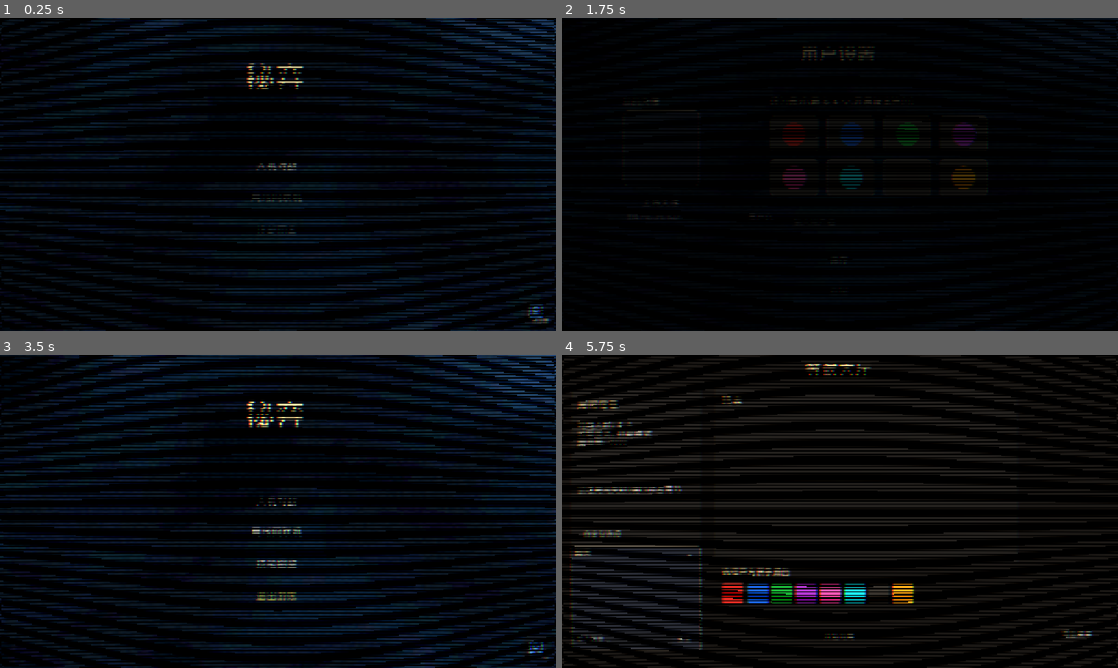
Above: before the commit, frames 1-4 (two rows, left to right).
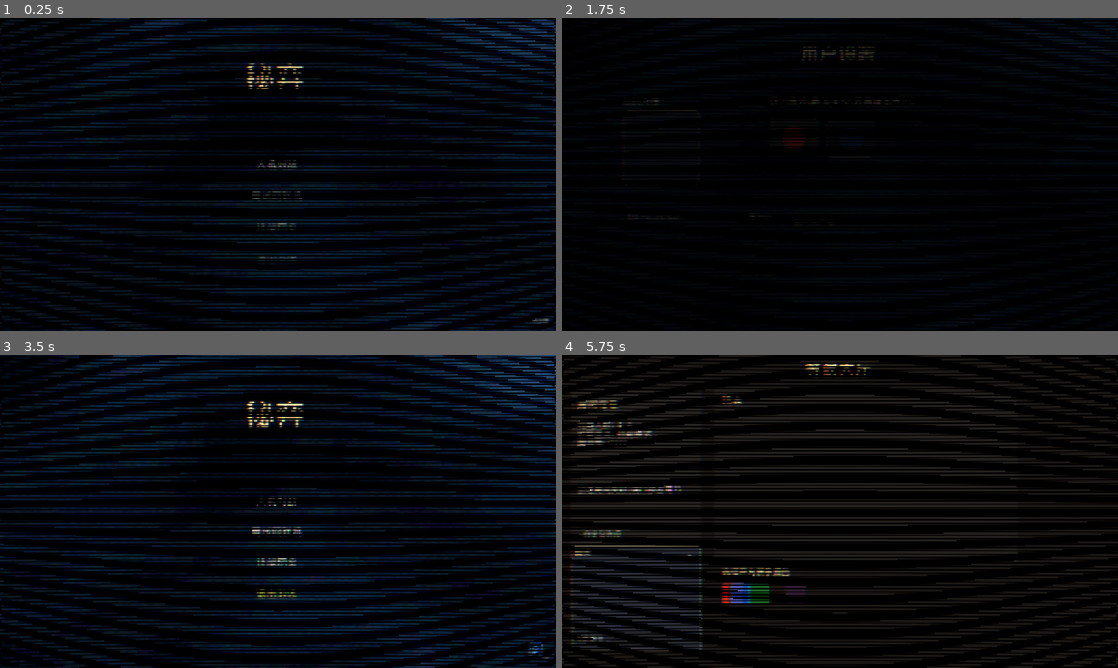
Above: after the commit, the same moments.

Repository: Lurongshika/ChessGame
Game: Godot game, scene res://scenes/main.tscn
The game is run twice, just before and just after one commit, with the same random seed, the same clock (stepped at 60 frames per second) and the same inputs.
Inputs (mouse positions are in pixels of both pictures, inside the frame that each line leads up to):
- Up to frame 1 (0.25 s): no input
- Up to frame 2 (1.75 s): click "人机对战" at 0.5 s; click (1101, 312) at 1.27 s
- Up to frame 3 (3.5 s): click (300, 558) at 2.02 s; type "12" at 2.1 s; click "保存" at 2.75 s
- Up to frame 4 (5.75 s): click "局域网联机" at 3.5 s; click "创建在线对战" at 4.25 s; click "创建房间" at 5 s

The runs differ from the first frame. In frame 1, 0.3% of the frame differs, in the area x 45-98%, y 45-96%; in frame 2, 0.9%; in frame 3, 0.3%; in frame 4, 1.2%, in the area x 3-96%, y 72-92%.

Commit message:
所有UI界面出场动画(含返回上一级)

Diff:
--- a/global.gd
+++ b/global.gd
@@ -50,6 +50,34 @@
 	b.size = size
 	style_flat_button(b)
 	return b
+
+
+# --- UI 出场动画(所有界面:主菜单/大厅/图鉴/设置等,含返回上一级) ---
+# 遍历场景内所有 Button,按纵向位置排序,依次淡入 + 上浮
+static func animate_ui_in(root: Node) -> void:
+	var buttons: Array = []
+	_collect_buttons(root, buttons)
+	# 按 y 位置排序(从上到下依次出现)
+	buttons.sort_custom(func(a, b): return a.global_position.y < b.global_position.y)
+	for i in buttons.size():
+		var b: Button = buttons[i]
+		# 已透明(如菜单动画已处理)则跳过
+		if b.modulate.a <= 0.01:
+			continue
+		b.modulate.a = 0.0
+		var orig_pos: Vector2 = b.position
+		b.position = orig_pos + Vector2(0, 16)
+		var tw := root.create_tween()
+		tw.tween_interval(i * 0.06)
+		tw.tween_property(b, "modulate:a", 1.0, 0.3).set_trans(Tween.TRANS_QUAD).set_ease(Tween.EASE_OUT)
+		tw.parallel().tween_property(b, "position", orig_pos, 0.3).set_trans(Tween.TRANS_QUAD).set_ease(Tween.EASE_OUT)
+
+
+static func _collect_buttons(node: Node, out: Array) -> void:
+	if node is Button:
+		out.append(node)
+	for child in node.get_children():
+		_collect_buttons(child, out)
 
 
 # --- CRT 后处理(全局,参考 CrtTypewriter) ---
--- a/scripts/lobby.gd
+++ b/scripts/lobby.gd
@@ -131,6 +131,7 @@
 	)
 	add_child(opts_btn)
 	_net_init()
+	Global.animate_ui_in(self)
 
 
 func _build_color_palette() -> void:
--- a/scripts/main_menu.gd
+++ b/scripts/main_menu.gd
@@ -41,7 +41,7 @@
 	menu_btns.append(btn5)
 
 	_build_user_button()
-	_animate_menu_in()
+	Global.animate_ui_in(self)
 
 	# 自动化测试入口:--auto 时按命令行 net_role 直接进入联机对局(正常游玩不受影响)
 	if _has_user_arg("--auto") and Global.net_role != "local":
@@ -63,19 +63,6 @@
 
 
 var menu_btns: Array = []
-
-
-# 主菜单按钮入场动画:依次淡入 + 上浮
-func _animate_menu_in() -> void:
-	for i in menu_btns.size():
-		var b: Button = menu_btns[i]
-		b.modulate.a = 0.0
-		var orig_pos: Vector2 = b.position
-		b.position = orig_pos + Vector2(0, 20)
-		var tw := create_tween()
-		tw.tween_interval(i * 0.08)
-		tw.tween_property(b, "modulate:a", 1.0, 0.35).set_trans(Tween.TRANS_QUAD).set_ease(Tween.EASE_OUT)
-		tw.parallel().tween_property(b, "position", orig_pos, 0.35).set_trans(Tween.TRANS_QUAD).set_ease(Tween.EASE_OUT)
 var opt_root: Control
 
 
--- a/scripts/manual.gd
+++ b/scripts/manual.gd
@@ -1600,6 +1600,7 @@
 	# 默认选中第一个技能(愚者)
 	if not Perks.PERKS_NORMAL.is_empty():
 		_select_skill(Perks.PERKS_NORMAL[0]["id"])
+	Global.animate_ui_in(self)
 
 
 func _build_list() -> void:
--- a/scripts/network_menu.gd
+++ b/scripts/network_menu.gd
@@ -55,6 +55,7 @@
 	var btn_back := _button("返回", Vector2(540, 500))
 	btn_back.pressed.connect(func(): Global.change_scene_with_fade("res://scenes/main.tscn"))
 	add_child(btn_back)
+	Global.animate_ui_in(self)
 
 
 func _port_edit(pos: Vector2) -> LineEdit:
--- a/scripts/slots_menu.gd
+++ b/scripts/slots_menu.gd
@@ -37,6 +37,7 @@
 			var del := _button("✕", Vector2(840, 180 + (i - 1) * 90), Vector2(50, 60))
 			del.pressed.connect(func(): _delete_slot(slot))
 			add_child(del)
+	Global.animate_ui_in(self)
 
 
 func _path(slot: int) -> String:
--- a/scripts/user_menu.gd
+++ b/scripts/user_menu.gd
@@ -112,6 +112,7 @@
 	add_child(back_btn)
 
 	_load_profile()
+	Global.animate_ui_in(self)
 
 
 # 点击颜色:切换是否加入偏好(最多 4 个)
